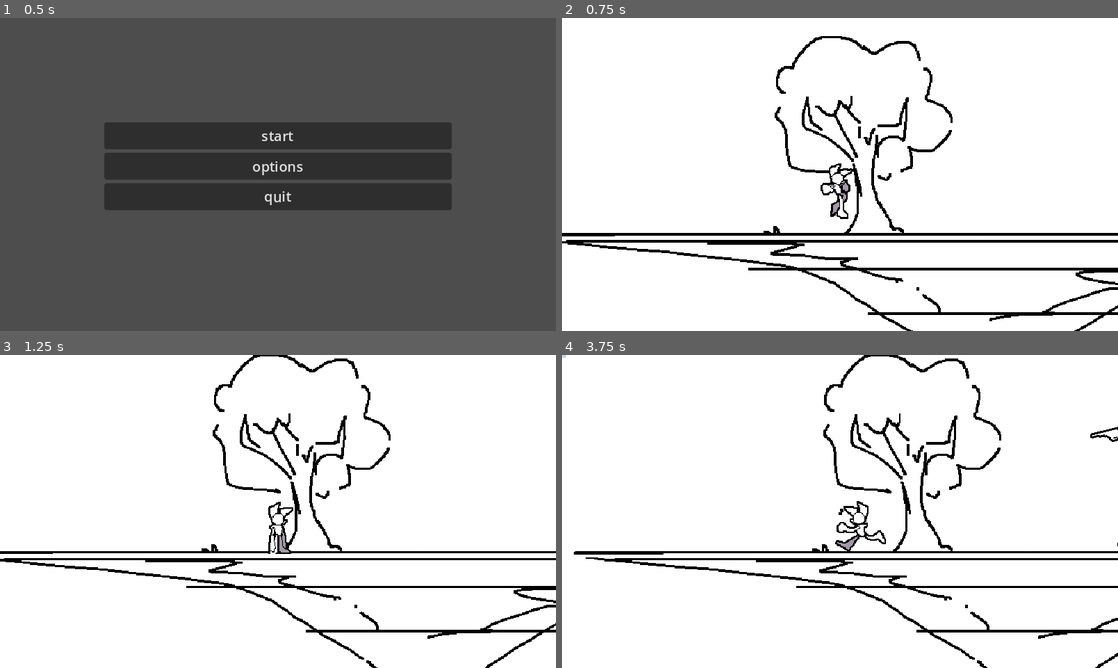
Above: before the commit, frames 1-4 (two rows, left to right).
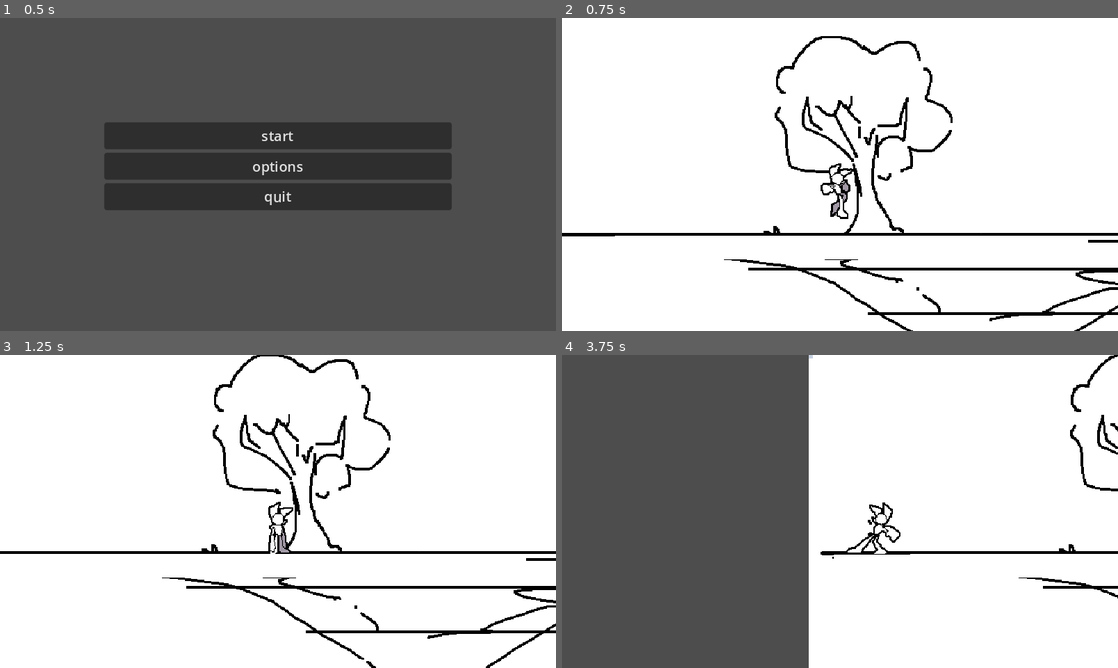
Above: after the commit, the same moments.

Repository: SZH217/game2
Game: Godot game, scene res://assets/scenes/main.tscn
The game is run twice, just before and just after one commit, with the same random seed, the same clock (stepped at 60 frames per second) and the same inputs. The engine's default icon, where the game draws it, is replaced by a stand-in: a white triangle on a blue panel in a dark square. Sound files missing from this copy of the repository are replaced by a short silence.
Inputs (mouse positions are in pixels of both pictures, inside the frame that each line leads up to):
- Up to frame 1 (0.5 s): no input
- Up to frame 2 (0.75 s): click "start" at 0.5 s
- Up to frame 3 (1.25 s): no input
- Up to frame 4 (3.75 s): tap Enter at 1.25 s; move the mouse to (962, 495) at 1.27 s; hold D (right) 1.28-2 s; right-click (962, 495) at 1.35 s; click (962, 495) at 1.42 s; drag from (728, 527) to (895, 524) at 2.02 s; move the mouse to (895, 442) at 2.77 s; hold A (left) 2.78-3.5 s; hold Space (action_c) 2.78-3.5 s; right-click (895, 442) at 3.05 s; drag from (812, 574) to (673, 464) at 3.52 s

Frame 1 is identical in both runs. In frame 2, 1.4% of the frame differs, in the area x 0-95%, y 70-78%; in frame 3, 2.2%; in frame 4, 49%, in the area x 0-100%, y 0-100%.

Commit message:
tiles

Diff:
--- a/assets/player/player.gd
+++ b/assets/player/player.gd
@@ -13,6 +13,12 @@
 @onready var animation_player = $anim
 var previous_velocity_y = 0.0
 
+@onready var audio_stream_player: AudioStreamPlayer = %bgm1
+
+@export var ability_picker_scene: PackedScene  # Drag the AbilityPicker.tscn here in the editor
+var ability_picker_instance: Node = null
+var is_ability_picker_active = false
+
 var haveHand = true
 var jump = false
 var wall = false
@@ -61,6 +67,39 @@
 
 
 func _physics_process(delta: float) -> void:
+	if Input.is_action_just_pressed("action_pick") and not is_ability_picker_active:
+		# Slow down time (optional)
+		Engine.time_scale = 0.5
+
+		# Lower the pitch
+		var tween = get_tree().create_tween()
+		tween.tween_property(audio_stream_player, "pitch_scale", 0.5, 0.5)
+
+		# Load the ability picker scene
+		ability_picker_instance = ability_picker_scene.instantiate()
+
+		if ability_picker_instance:
+			get_tree().root.add_child(ability_picker_instance)
+
+		# Set the ability picker state to active
+		is_ability_picker_active = true
+
+	# If action_pick is released, close the ability picker and restore normal conditions
+	if Input.is_action_just_released("action_pick") and is_ability_picker_active:
+		# Restore normal time scale
+		Engine.time_scale = 1.0
+
+		# Raise the pitch back to normal
+		var tween = get_tree().create_tween()
+		tween.tween_property(audio_stream_player, "pitch_scale", 1.0, 0.5)
+
+		# Remove the ability picker from the scene
+		ability_picker_instance.queue_free()
+		ability_picker_instance = null
+
+		# Set the ability picker state to inactive
+		is_ability_picker_active = false
+
 	if !is_on_floor() and !wall:
 		velocity.y += gravity  # Apply normal gravity
 
--- a/assets/player/player.tscn
+++ b/assets/player/player.tscn
@@ -1,8 +1,9 @@
-[gd_scene load_steps=22 format=3 uid="uid://bk54mwgc83x41"]
+[gd_scene load_steps=23 format=3 uid="uid://bk54mwgc83x41"]
 
 [ext_resource type="Script" path="res://assets/player/player.gd" id="1_8k20g"]
 [ext_resource type="Shader" path="res://assets/shaders/player.gdshader" id="1_467ms"]
 [ext_resource type="Texture2D" uid="uid://hpetlgl8sb4p" path="res://assets/textures/character.png" id="2_cisvq"]
+[ext_resource type="PackedScene" uid="uid://dj5f1v3bfobkb" path="res://assets/scenes/ability.tscn" id="2_o5cc4"]
 [ext_resource type="AudioStream" uid="uid://m21ou880i66" path="res://assets/sounds/land.wav" id="4_eou52"]
 [ext_resource type="AudioStream" uid="uid://b21ih43j4y23u" path="res://assets/sounds/jump.wav" id="5_n1sdx"]
 [ext_resource type="AudioStream" uid="uid://btkeau86py4wo" path="res://assets/sounds/attack.wav" id="6_nt8p0"]
@@ -357,6 +358,7 @@
 
 [node name="player" type="CharacterBody2D" groups=["hand_return"]]
 script = ExtResource("1_8k20g")
+ability_picker_scene = ExtResource("2_o5cc4")
 
 [node name="sprite" type="Sprite2D" parent="."]
 material = SubResource("ShaderMaterial_5lit8")
--- a/assets/scenes/ability.tscn
+++ b/assets/scenes/ability.tscn
@@ -7,6 +7,12 @@
 [sub_resource type="ShaderMaterial" id="ShaderMaterial_wvi0t"]
 render_priority = 0
 shader = ExtResource("1_x1kpr")
+
+[sub_resource type="Gradient" id="Gradient_njwit"]
+colors = PackedColorArray(0, 0, 0, 0.2, 0, 0, 0, 0.2)
+
+[sub_resource type="GradientTexture2D" id="GradientTexture2D_m5xbp"]
+gradient = SubResource("Gradient_njwit")
 
 [sub_resource type="RectangleShape2D" id="RectangleShape2D_onoqc"]
 size = Vector2(128, 122.88)
@@ -20,7 +26,7 @@
 anchor_bottom = 1.0
 grow_horizontal = 2
 grow_vertical = 2
-texture = ExtResource("1_120xd")
+texture = SubResource("GradientTexture2D_m5xbp")
 
 [node name="AbilityPicker" type="Control" parent="."]
 layout_mode = 3
--- a/assets/scenes/world.tscn
+++ b/assets/scenes/world.tscn
@@ -11,6 +11,571 @@
 [ext_resource type="PackedScene" uid="uid://bk54mwgc83x41" path="res://assets/player/player.tscn" id="9_rl4nj"]
 [ext_resource type="PackedScene" uid="uid://d1vnrf2mfsjfu" path="res://assets/scenes/enemy.tscn" id="10_64lvh"]
 [ext_resource type="PackedScene" uid="uid://c0co4ewis3qj4" path="res://assets/scenes/hand.tscn" id="10_p07n1"]
+[ext_resource type="Texture2D" uid="uid://csi5rot7s1ubg" path="res://assets/tilesets/tiles.png" id="12_y14wj"]
+
+[sub_resource type="TileSetAtlasSource" id="TileSetAtlasSource_nh6ys"]
+texture = ExtResource("12_y14wj")
+0:0/0 = 0
+1:0/0 = 0
+2:0/0 = 0
+3:0/0 = 0
+4:0/0 = 0
+5:0/0 = 0
+6:0/0 = 0
+7:0/0 = 0
+8:0/0 = 0
+9:0/0 = 0
+10:0/0 = 0
+11:0/0 = 0
+12:0/0 = 0
+13:0/0 = 0
+14:0/0 = 0
+15:0/0 = 0
+27:0/0 = 0
+28:0/0 = 0
+29:0/0 = 0
+30:0/0 = 0
+31:0/0 = 0
+32:0/0 = 0
+33:0/0 = 0
+34:0/0 = 0
+35:0/0 = 0
+36:0/0 = 0
+37:0/0 = 0
+38:0/0 = 0
+39:0/0 = 0
+40:0/0 = 0
+41:0/0 = 0
+42:0/0 = 0
+43:0/0 = 0
+44:0/0 = 0
+45:0/0 = 0
+46:0/0 = 0
+47:0/0 = 0
+48:0/0 = 0
+49:0/0 = 0
+50:0/0 = 0
+51:0/0 = 0
+52:0/0 = 0
+53:0/0 = 0
+54:0/0 = 0
+55:0/0 = 0
+56:0/0 = 0
+57:0/0 = 0
+58:0/0 = 0
+59:0/0 = 0
+0:1/0 = 0
+1:1/0 = 0
+2:1/0 = 0
+3:1/0 = 0
+4:1/0 = 0
+5:1/0 = 0
+6:1/0 = 0
+7:1/0 = 0
+8:1/0 = 0
+9:1/0 = 0
+10:1/0 = 0
+11:1/0 = 0
+12:1/0 = 0
+13:1/0 = 0
+14:1/0 = 0
+15:1/0 = 0
+27:1/0 = 0
+28:1/0 = 0
+29:1/0 = 0
+30:1/0 = 0
+31:1/0 = 0
+32:1/0 = 0
+33:1/0 = 0
+34:1/0 = 0
+35:1/0 = 0
+36:1/0 = 0
+37:1/0 = 0
+38:1/0 = 0
+39:1/0 = 0
+40:1/0 = 0
+0:2/0 = 0
+1:2/0 = 0
+2:2/0 = 0
+3:2/0 = 0
+4:2/0 = 0
+5:2/0 = 0
+6:2/0 = 0
+7:2/0 = 0
+8:2/0 = 0
+9:2/0 = 0
+10:2/0 = 0
+11:2/0 = 0
+12:2/0 = 0
+13:2/0 = 0
+14:2/0 = 0
+15:2/0 = 0
+27:2/0 = 0
+28:2/0 = 0
+29:2/0 = 0
+30:2/0 = 0
+31:2/0 = 0
+32:2/0 = 0
+33:2/0 = 0
+34:2/0 = 0
+35:2/0 = 0
+36:2/0 = 0
+37:2/0 = 0
+38:2/0 = 0
+39:2/0 = 0
+40:2/0 = 0
+41:2/0 = 0
+42:2/0 = 0
+43:2/0 = 0
+44:2/0 = 0
+45:2/0 = 0
+46:2/0 = 0
+47:2/0 = 0
+48:2/0 = 0
+49:2/0 = 0
+50:2/0 = 0
+51:2/0 = 0
+52:2/0 = 0
+53:2/0 = 0
+54:2/0 = 0
+55:2/0 = 0
+56:2/0 = 0
+57:2/0 = 0
+58:2/0 = 0
+59:2/0 = 0
+0:3/0 = 0
+1:3/0 = 0
+2:3/0 = 0
+3:3/0 = 0
+4:3/0 = 0
+5:3/0 = 0
+6:3/0 = 0
+7:3/0 = 0
+8:3/0 = 0
+9:3/0 = 0
+10:3/0 = 0
+11:3/0 = 0
+12:3/0 = 0
+27:3/0 = 0
+28:3/0 = 0
+29:3/0 = 0
+30:3/0 = 0
+31:3/0 = 0
+32:3/0 = 0
+33:3/0 = 0
+34:3/0 = 0
+35:3/0 = 0
+36:3/0 = 0
+37:3/0 = 0
+38:3/0 = 0
+39:3/0 = 0
+40:3/0 = 0
+41:3/0 = 0
+42:3/0 = 0
+43:3/0 = 0
+44:3/0 = 0
+45:3/0 = 0
+46:3/0 = 0
+47:3/0 = 0
+48:3/0 = 0
+49:3/0 = 0
+50:3/0 = 0
+51:3/0 = 0
+52:3/0 = 0
+53:3/0 = 0
+54:3/0 = 0
+55:3/0 = 0
+56:3/0 = 0
+57:3/0 = 0
+58:3/0 = 0
+59:3/0 = 0
+11:4/0 = 0
+12:4/0 = 0
+27:4/0 = 0
+28:4/0 = 0
+29:4/0 = 0
+30:4/0 = 0
+31:4/0 = 0
+32:4/0 = 0
+33:4/0 = 0
+34:4/0 = 0
+35:4/0 = 0
+36:4/0 = 0
+37:4/0 = 0
+38:4/0 = 0
+39:4/0 = 0
+40:4/0 = 0
+0:5/0 = 0
+1:5/0 = 0
+2:5/0 = 0
+4:5/0 = 0
+5:5/0 = 0
+6:5/0 = 0
+7:5/0 = 0
+9:5/0 = 0
+10:5/0 = 0
+27:5/0 = 0
+28:5/0 = 0
+29:5/0 = 0
+30:5/0 = 0
+31:5/0 = 0
+32:5/0 = 0
+33:5/0 = 0
+34:5/0 = 0
+35:5/0 = 0
+36:5/0 = 0
+37:5/0 = 0
+38:5/0 = 0
+39:5/0 = 0
+40:5/0 = 0
+41:5/0 = 0
+42:5/0 = 0
+43:5/0 = 0
+44:5/0 = 0
+45:5/0 = 0
+46:5/0 = 0
+47:5/0 = 0
+48:5/0 = 0
+49:5/0 = 0
+50:5/0 = 0
+51:5/0 = 0
+52:5/0 = 0
+53:5/0 = 0
+54:5/0 = 0
+55:5/0 = 0
+56:5/0 = 0
+57:5/0 = 0
+9:6/0 = 0
+10:6/0 = 0
+27:6/0 = 0
+28:6/0 = 0
+29:6/0 = 0
+30:6/0 = 0
+31:6/0 = 0
+32:6/0 = 0
+33:6/0 = 0
+34:6/0 = 0
+35:6/0 = 0
+36:6/0 = 0
+37:6/0 = 0
+38:6/0 = 0
+39:6/0 = 0
+40:6/0 = 0
+41:6/0 = 0
+42:6/0 = 0
+43:6/0 = 0
+44:6/0 = 0
+45:6/0 = 0
+46:6/0 = 0
+47:6/0 = 0
+48:6/0 = 0
+49:6/0 = 0
+50:6/0 = 0
+51:6/0 = 0
+52:6/0 = 0
+53:6/0 = 0
+54:6/0 = 0
+55:6/0 = 0
+56:6/0 = 0
+1:7/0 = 0
+2:7/0 = 0
+12:7/0 = 0
+13:7/0 = 0
+14:7/0 = 0
+15:7/0 = 0
+16:7/0 = 0
+17:7/0 = 0
+18:7/0 = 0
+19:7/0 = 0
+20:7/0 = 0
+21:7/0 = 0
+22:7/0 = 0
+23:7/0 = 0
+24:7/0 = 0
+25:7/0 = 0
+27:7/0 = 0
+28:7/0 = 0
+29:7/0 = 0
+30:7/0 = 0
+31:7/0 = 0
+32:7/0 = 0
+33:7/0 = 0
+34:7/0 = 0
+35:7/0 = 0
+36:7/0 = 0
+37:7/0 = 0
+38:7/0 = 0
+39:7/0 = 0
+40:7/0 = 0
+41:7/0 = 0
+42:7/0 = 0
+43:7/0 = 0
+44:7/0 = 0
+45:7/0 = 0
+46:7/0 = 0
+47:7/0 = 0
+48:7/0 = 0
+49:7/0 = 0
+50:7/0 = 0
+51:7/0 = 0
+12:8/0 = 0
+13:8/0 = 0
+14:8/0 = 0
+15:8/0 = 0
+16:8/0 = 0
+17:8/0 = 0
+18:8/0 = 0
+19:8/0 = 0
+20:8/0 = 0
+21:8/0 = 0
+22:8/0 = 0
+23:8/0 = 0
+24:8/0 = 0
+25:8/0 = 0
+27:8/0 = 0
+28:8/0 = 0
+29:8/0 = 0
+30:8/0 = 0
+31:8/0 = 0
+32:8/0 = 0
+33:8/0 = 0
+34:8/0 = 0
+35:8/0 = 0
+36:8/0 = 0
+37:8/0 = 0
+38:8/0 = 0
+39:8/0 = 0
+40:8/0 = 0
+41:8/0 = 0
+42:8/0 = 0
+43:8/0 = 0
+44:8/0 = 0
+45:8/0 = 0
+46:8/0 = 0
+47:8/0 = 0
+48:8/0 = 0
+49:8/0 = 0
+50:8/0 = 0
+51:8/0 = 0
+52:8/0 = 0
+53:8/0 = 0
+54:8/0 = 0
+55:8/0 = 0
+56:8/0 = 0
+57:8/0 = 0
+58:8/0 = 0
+59:8/0 = 0
+18:9/0 = 0
+19:9/0 = 0
+20:9/0 = 0
+21:9/0 = 0
+22:9/0 = 0
+23:9/0 = 0
+24:9/0 = 0
+25:9/0 = 0
+27:9/0 = 0
+28:9/0 = 0
+29:9/0 = 0
+30:9/0 = 0
+31:9/0 = 0
+32:9/0 = 0
+33:9/0 = 0
+34:9/0 = 0
+35:9/0 = 0
+36:9/0 = 0
+37:9/0 = 0
+38:9/0 = 0
+39:9/0 = 0
+40:9/0 = 0
+41:9/0 = 0
+42:9/0 = 0
+43:9/0 = 0
+44:9/0 = 0
+45:9/0 = 0
+46:9/0 = 0
+47:9/0 = 0
+48:9/0 = 0
+49:9/0 = 0
+50:9/0 = 0
+51:9/0 = 0
+52:9/0 = 0
+53:9/0 = 0
+54:9/0 = 0
+55:9/0 = 0
+56:9/0 = 0
+57:9/0 = 0
+58:9/0 = 0
+59:9/0 = 0
+19:10/0 = 0
+20:10/0 = 0
+21:10/0 = 0
+22:10/0 = 0
+23:10/0 = 0
+24:10/0 = 0
+25:10/0 = 0
+27:10/0 = 0
+28:10/0 = 0
+29:10/0 = 0
+30:10/0 = 0
+31:10/0 = 0
+32:10/0 = 0
+33:10/0 = 0
+34:10/0 = 0
+35:10/0 = 0
+36:10/0 = 0
+37:10/0 = 0
+38:10/0 = 0
+39:10/0 = 0
+40:10/0 = 0
+41:10/0 = 0
+42:10/0 = 0
+43:10/0 = 0
+44:10/0 = 0
+45:10/0 = 0
+46:10/0 = 0
+47:10/0 = 0
+27:11/0 = 0
+28:11/0 = 0
+29:11/0 = 0
+30:11/0 = 0
+31:11/0 = 0
+32:11/0 = 0
+33:11/0 = 0
+34:11/0 = 0
+35:11/0 = 0
+36:11/0 = 0
+37:11/0 = 0
+38:11/0 = 0
+39:11/0 = 0
+40:11/0 = 0
+41:11/0 = 0
+42:11/0 = 0
+43:11/0 = 0
+44:11/0 = 0
+45:11/0 = 0
+46:11/0 = 0
+47:11/0 = 0
+48:11/0 = 0
+49:11/0 = 0
+50:11/0 = 0
+51:11/0 = 0
+52:11/0 = 0
+53:11/0 = 0
+54:11/0 = 0
+55:11/0 = 0
+56:11/0 = 0
+57:11/0 = 0
+58:11/0 = 0
+59:11/0 = 0
+60:11/0 = 0
+61:11/0 = 0
+27:12/0 = 0
+28:12/0 = 0
+29:12/0 = 0
+30:12/0 = 0
+31:12/0 = 0
+32:12/0 = 0
+33:12/0 = 0
+34:12/0 = 0
+35:12/0 = 0
+36:12/0 = 0
+37:12/0 = 0
+38:12/0 = 0
+39:12/0 = 0
+40:12/0 = 0
+41:12/0 = 0
+42:12/0 = 0
+43:12/0 = 0
+44:12/0 = 0
+45:12/0 = 0
+46:12/0 = 0
+47:12/0 = 0
+48:12/0 = 0
+49:12/0 = 0
+50:12/0 = 0
+51:12/0 = 0
+52:12/0 = 0
+53:12/0 = 0
+54:12/0 = 0
+55:12/0 = 0
+56:12/0 = 0
+57:12/0 = 0
+58:12/0 = 0
+59:12/0 = 0
+60:12/0 = 0
+61:12/0 = 0
+27:13/0 = 0
+28:13/0 = 0
+29:13/0 = 0
+30:13/0 = 0
+31:13/0 = 0
+32:13/0 = 0
+33:13/0 = 0
+34:13/0 = 0
+35:13/0 = 0
+36:13/0 = 0
+37:13/0 = 0
+38:13/0 = 0
+39:13/0 = 0
+40:13/0 = 0
+41:13/0 = 0
+42:13/0 = 0
+43:13/0 = 0
+44:13/0 = 0
+45:13/0 = 0
+46:13/0 = 0
+47:13/0 = 0
+48:13/0 = 0
+49:13/0 = 0
+50:13/0 = 0
+51:13/0 = 0
+52:13/0 = 0
+53:13/0 = 0
+54:13/0 = 0
+55:13/0 = 0
+56:13/0 = 0
+57:13/0 = 0
+58:13/0 = 0
+59:13/0 = 0
+60:13/0 = 0
+61:13/0 = 0
+27:14/0 = 0
+28:14/0 = 0
+29:14/0 = 0
+30:14/0 = 0
+31:14/0 = 0
+32:14/0 = 0
+33:14/0 = 0
+34:14/0 = 0
+35:14/0 = 0
+36:14/0 = 0
+37:14/0 = 0
+38:14/0 = 0
+39:14/0 = 0
+40:14/0 = 0
+41:14/0 = 0
+42:14/0 = 0
+43:14/0 = 0
+44:14/0 = 0
+45:14/0 = 0
+46:14/0 = 0
+47:14/0 = 0
+48:14/0 = 0
+49:14/0 = 0
+50:14/0 = 0
+51:14/0 = 0
+52:14/0 = 0
+53:14/0 = 0
+54:14/0 = 0
+55:14/0 = 0
+56:14/0 = 0
+57:14/0 = 0
+58:14/0 = 0
+59:14/0 = 0
+60:14/0 = 0
+
+[sub_resource type="TileSet" id="TileSet_io07y"]
+sources/0 = SubResource("TileSetAtlasSource_nh6ys")
 
 [sub_resource type="WorldBoundaryShape2D" id="WorldBoundaryShape2D_i81ka"]
 
@@ -28,13 +593,11 @@
 
 [node name="Platforms" type="Node" parent="."]
 
+[node name="TileMapLayer" type="TileMapLayer" parent="Platforms"]
+tile_set = SubResource("TileSet_io07y")
+
 [node name="Platform" parent="Platforms" instance=ExtResource("2_gerlx")]
-position = Vector2(-392, 390)
-scale = Vector2(10.6131, -0.123869)
-
-[node name="Platform4" parent="Platforms" instance=ExtResource("2_gerlx")]
-position = Vector2(-350, 139)
-scale = Vector2(-0.100882, -4.40948)
+position = Vector2(-320, 48)
 
 [node name="Platform5" parent="Platforms" instance=ExtResource("8_jyp76")]
 position = Vector2(612, -74)
Not shown: 1 places in assets/scenes/ability.tscn that only renumber resources
Not shown: 1 places in assets/scenes/world.tscn that only renumber resources
Binary file changed: assets/tilesets/tiles.png
Not shown, changed: assets/tilesets/tiles.png.import
